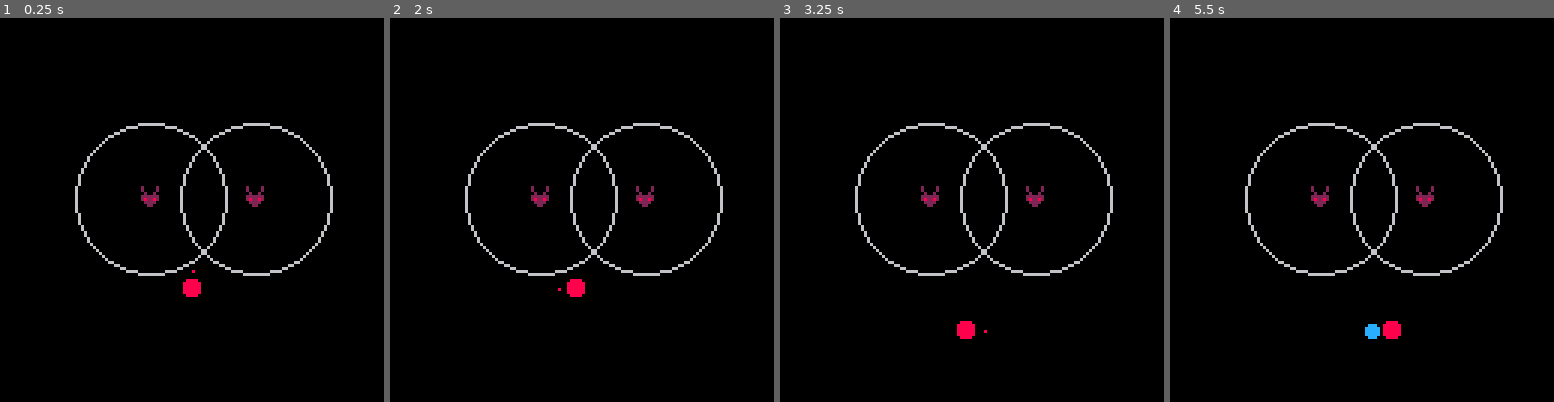
Above: before the commit, frames 1-4 (left to right).
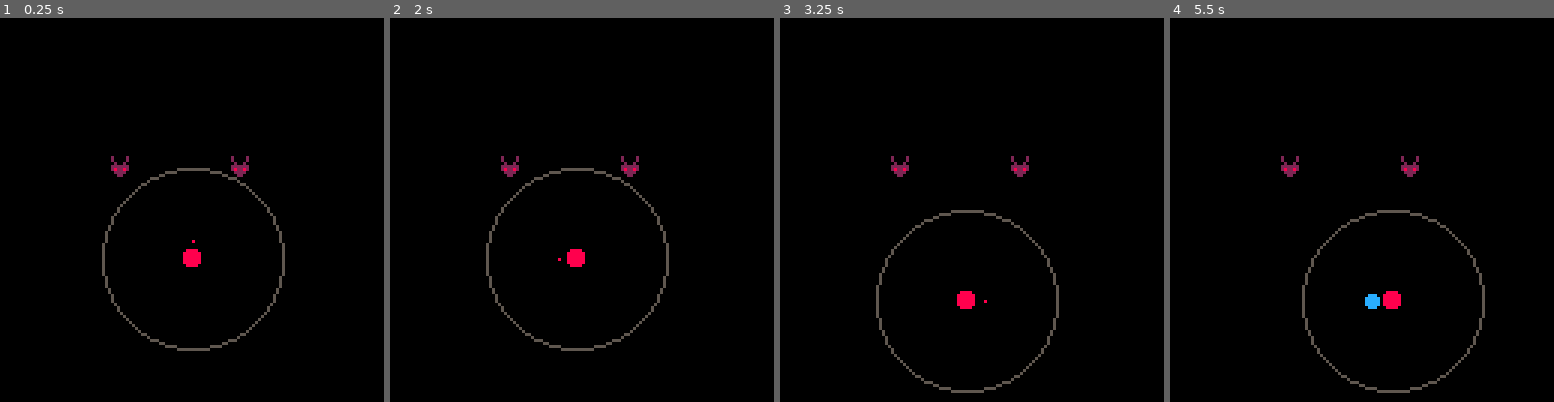
Above: after the commit, the same moments.

Repository: mamoru-miyagawa/pico8_prototypes
Game: PICO-8 cartridge soft target lock/soft_target_lock.p8
The game is run twice, just before and just after one commit, with the same random seed, the same clock (stepped at 60 frames per second) and the same inputs.
Inputs:
- Up to frame 1 (0.25 s): no input
- Up to frame 2 (2 s): tap X (X key) at 1.07 s; hold Left from 1.97 s (still down)
- Up to frame 3 (3.25 s): tap X (X key) every 0.33 s from 2.07 to 3.07 s; release Left at 2.37 s; hold Down 2.42-2.82 s; hold Right from 2.87 s (still down)
- Up to frame 4 (5.5 s): tap X (X key) every 0.33 s from 3.4 to 5.4 s; release Right at 3.53 s; hold Up 3.58-4.08 s; hold Right 4.13-4.53 s; hold Down 4.58-5.08 s; hold Left from 5.13 s (still down)

The runs differ from the first frame. In frame 1, 3.6% of the frame differs, in the area x 19-87%, y 27-87%; in frame 2, 3.7%; in frame 3, 3.7%; in frame 4, 4.0%, in the area x 19-87%, y 27-98%.

Commit message:
Add files via upload

Diff:
--- a/soft target lock/soft_target_lock.p8
+++ b/soft target lock/soft_target_lock.p8
@@ -2,26 +2,25 @@
 version 43
 __lua__
 function _init()
-  -- player object
+  -- player
   p = {}
   p.x = 64
-  p.y = 90
+  p.y = 80
   p.sp = 1
   p.spd = 1.2
+  p.r = 30           -- the player's detection range
   p.lookx = 0
   p.looky = -1
-
-  -- attack & lock state
+  p.target = nil
+
+  -- attack timers
   p.atk_timer = 0
   p.atk_cooldown = 0
-  p.target = nil   -- stores which enemy we are locked on
 
   -- enemy list
   enemies = {}
-  -- enemy 1
-  add(enemies, {x=50, y=60, r=25, sp=2})
-  -- enemy 2 (overlapping)
-  add(enemies, {x=85, y=60, r=25, sp=2})
+  add(enemies, {x=40, y=50, sp=2})
+  add(enemies, {x=80, y=50, sp=2})
 end
 -->8
 function _update()
@@ -31,32 +30,26 @@
   if (btn(1)) dx += 1
   if (btn(2)) dy -= 1
   if (btn(3)) dy += 1
-
   p.x += dx * p.spd
   p.y += dy * p.spd
 
-  -- 2. timers
+  -- 2. attack logic
   if p.atk_timer > 0 then p.atk_timer -= 1 end
   if p.atk_cooldown > 0 then p.atk_cooldown -= 1 end
 
-  -- 3. lock-on logic
   if btn(5) then
-    -- if we don't have a target, try to find one
+    -- if no target, find the closest one inside player's circle
     if p.target == nil then
-      p.target = find_closest_enemy()
+      p.target = find_closest_in_range()
     else
-      -- we have a target, check if we are still in range
-      local tx = p.target.x - p.x
-      local ty = p.target.y - p.y
-      local dist = sqrt(tx*tx + ty*ty)
-
-      -- if we walk out of the circle, lose the lock
-      if dist > p.target.r then
-        p.target = nil
+      -- already have a target, check if they are still in player's circle
+      local dist = distance_to(p.target)
+      if dist > p.r then
+        p.target = nil -- target escaped the player's circle
       end
     end
 
-    -- if target is still valid, update look direction
+    -- look at target if it exists
     if p.target != nil then
       local tx = p.target.x - p.x
       local ty = p.target.y - p.y
@@ -83,27 +75,32 @@
   end
 end
 
-
--- bottom of tab 1 (outside of _update)
-function find_closest_enemy() -- and make sure the 't' is here too!
+-- helper: find nearest enemy within player's radius
+function find_closest_in_range()
   local closest = nil
   local min_dist = 999
 
   for e in all(enemies) do
-    local dx = e.x - p.x
-    local dy = e.y - p.y
-    local d = sqrt(dx*dx + dy*dy)
-
-    if d < e.r and d < min_dist then
+    local d = distance_to(e)
+    if d <= p.r and d < min_dist then
       min_dist = d
       closest = e
     end
   end
   return closest
+end
+
+-- helper: simple distance math
+function distance_to(obj)
+  return sqrt((obj.x-p.x)^2 + (obj.y-p.y)^2)
 end
 -->8
 function _draw()
   cls()
+
+  -- 1. draw the range circle around the player
+  -- color 5 is a dark grey, so it's not too distracting
+  circ(p.x, p.y, p.r, 5)
 
   -- draw all enemies
   for e in all(enemies) do
Not shown, changed: soft target lock/soft_target_lock.html
Not shown, changed: soft target lock/soft_target_lock.js
